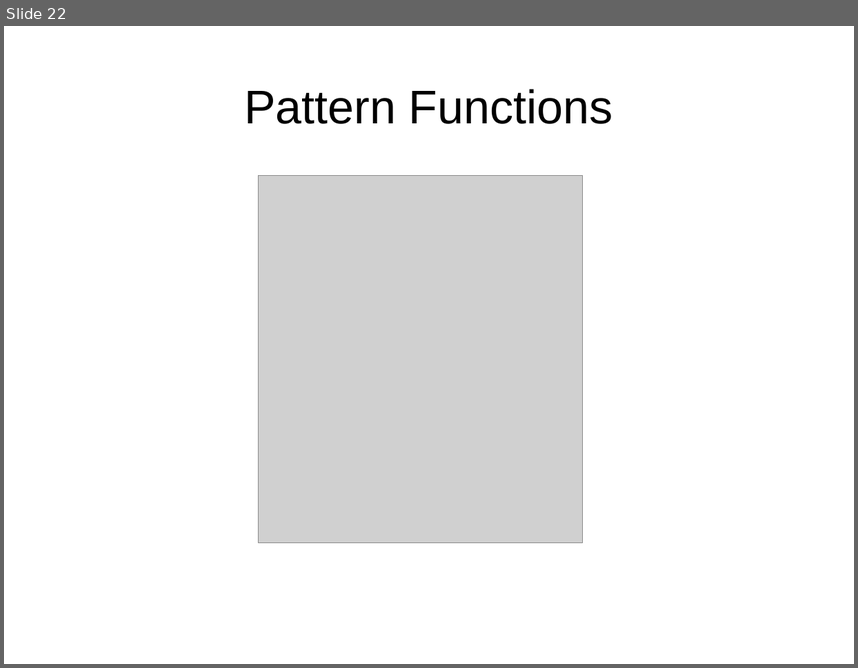
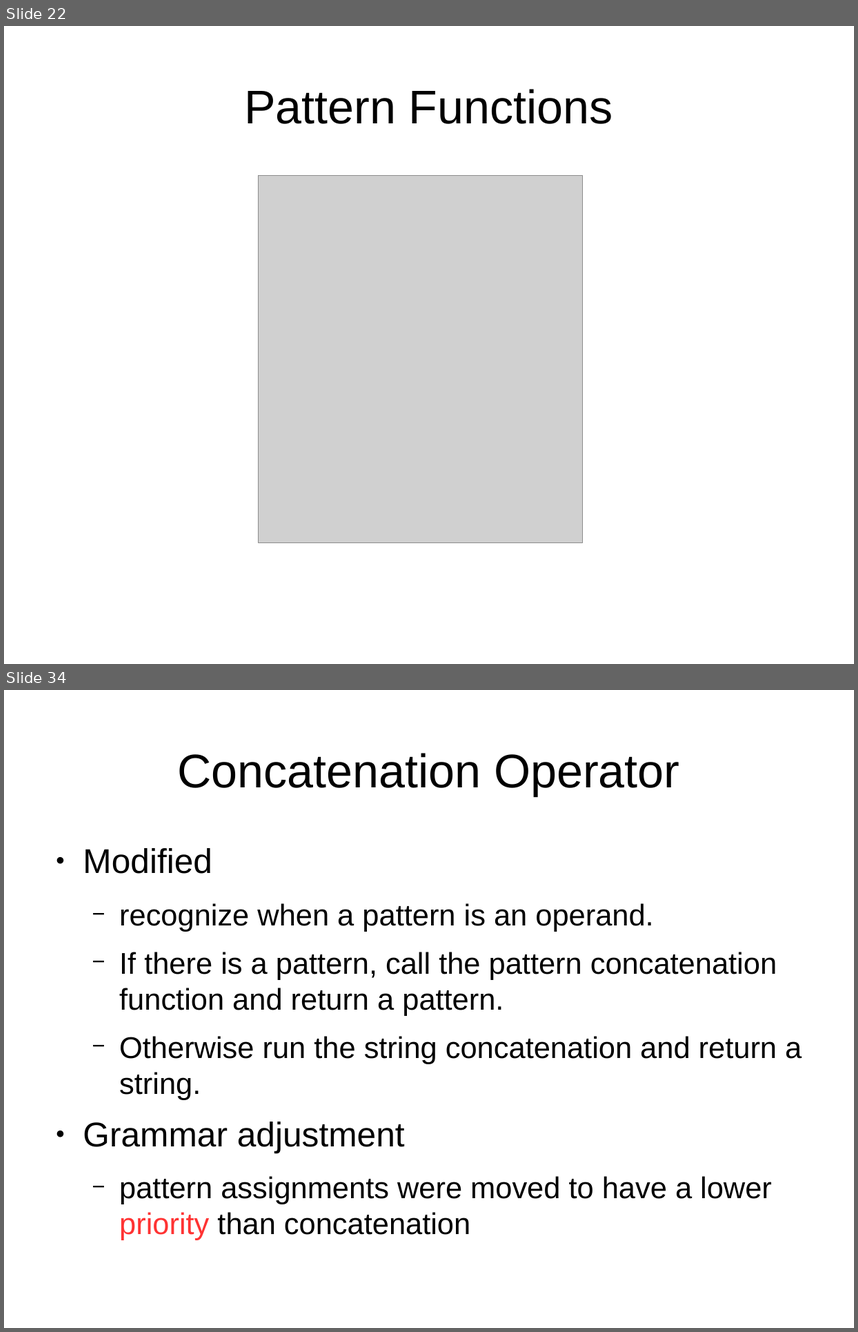
Before and after one commit to johngoettsche/Thesis, a slide deck: ThesisDefense.odp. Shown one above the other, each under a label of ours: slide 22 before the commit, slides 22 and 34 after it; the slides between them are not shown. The pictures are 858x668 and 858x1332 pixels, drawn with LibreOffice and Linux fonts; fonts in the diff are those of the drawing; grey boxes stand for pictures. Boxes give left, top, right and bottom in pixels: in the first picture for what was removed or moved away, otherwise in the second. Text is boxed around its words. In the diff, an @@ line names an element or a change of style, - is before the commit and + after.

```diff
--- a/ThesisDefense.odp
+++ b/ThesisDefense.odp
@@ slide 34 added at [4, 690, 854, 1328], background #FFFFFF @@
@@ title added at [177, 753, 680, 796], 44 pt, text #000000 @@
+Concatenation Operator
@@ text added at [83, 848, 802, 1204], 28 pt, text #000000 @@
+● Modified
+  − recognize when a pattern is an operand.
+  − If there is a pattern, call the pattern concatenation function and return a pattern.
+  − Otherwise run the string concatenation and return a string.
+● Grammar adjustment
+  − pattern assignments were moved to have a lower priority than concatenation
```
Also in this commit, not shown: 5 slides changed, 13 other slides added, 2 slides removed, 1 other file.
